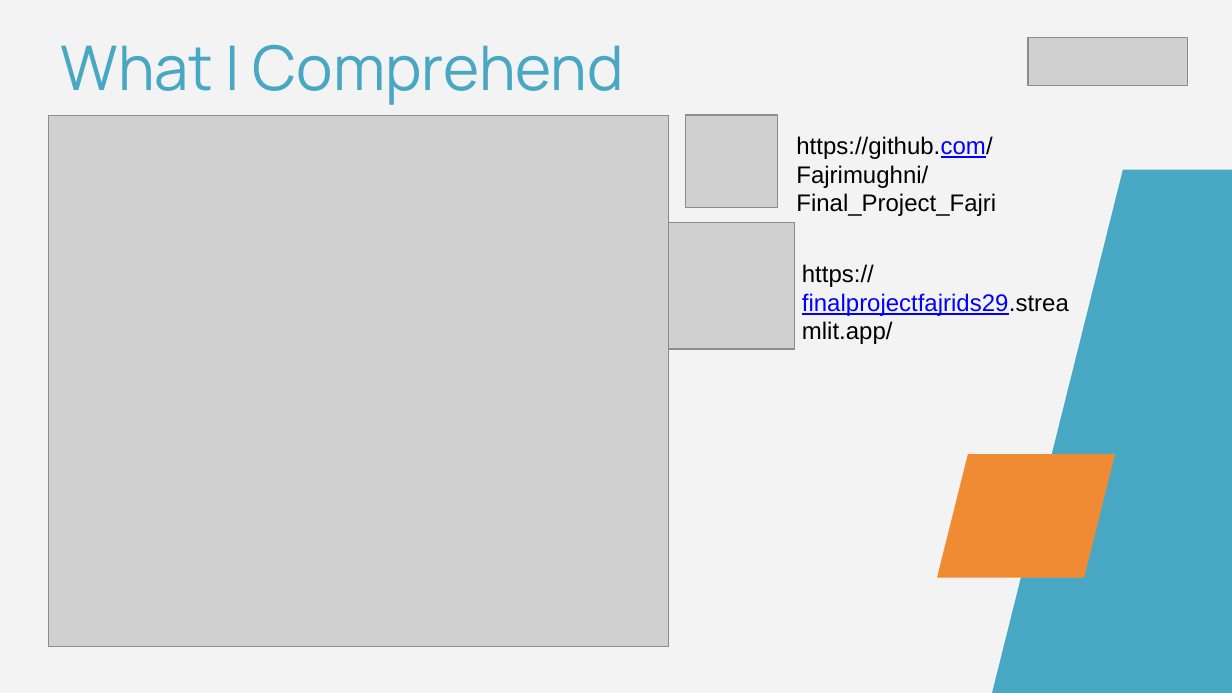
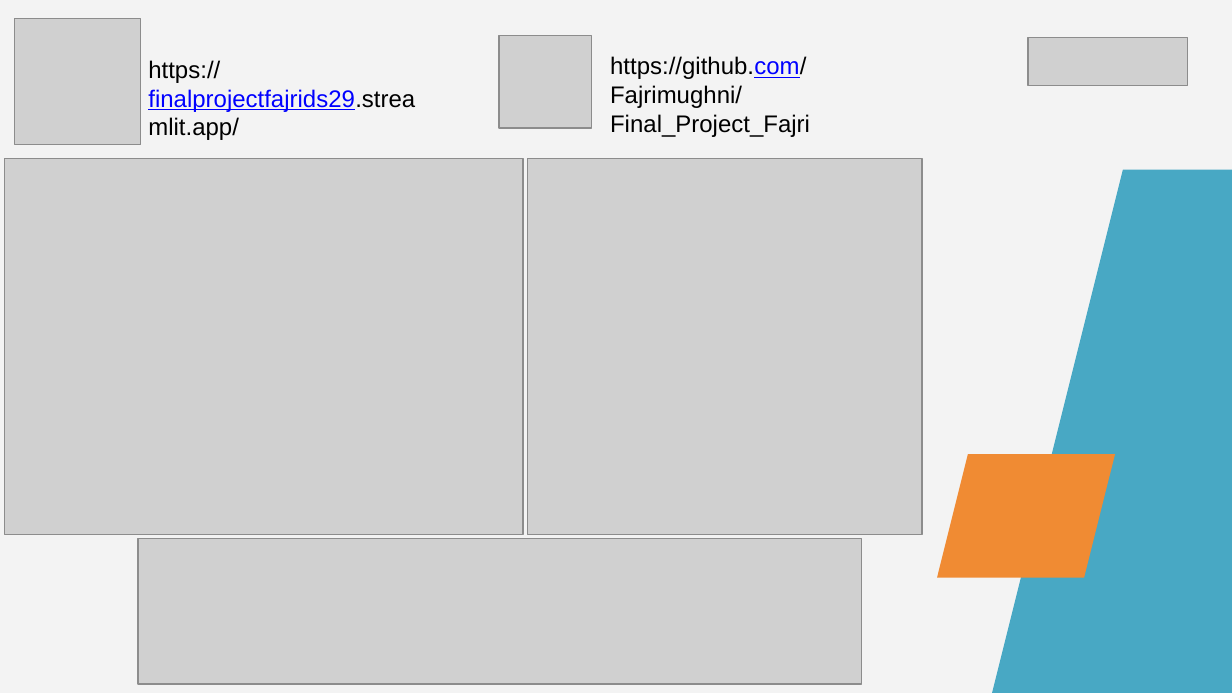
Before and after one commit to Fajrimughni/Final_Project_Fajri, a slide deck: slide 13 of Presentasi Final Project Data Analyst-Fajri Ilham Mughni.pptx (slide 12 before the commit). Drawn at 1232x693 pixels with LibreOffice and Linux fonts; fonts in the diff are those of the drawing; grey boxes stand for pictures. Boxes give left, top, right and bottom in pixels: in the first picture for what was removed or moved away, otherwise in the second. Text is boxed around its words. In the diff, an @@ line names an element or a change of style, - is before the commit and + after.

```diff
--- a/Presentasi Final Project Data Analyst-Fajri Ilham Mughni.pptx
+++ b/Presentasi Final Project Data Analyst-Fajri Ilham Mughni.pptx
@@ picture: place and size @@
-picture at [669,223,795,349]
+picture at [15,18,140,144]
@@ text removed at [61,44,624,105] @@
-What I Comprehend
@@ text "https://finalprojectfajrids29.streamlit.app/": place and size @@
-text "https://finalprojectfajrids29.streamlit.app/" at [802,264,1069,344]
+text "https://finalprojectfajrids29.streamlit.app/" at [148,60,415,140]
@@ picture: place and size @@
-picture at [685,115,777,207]
+picture at [499,36,591,128]
@@ text "https://github.com/Fajrimughni/Final_Project_Fajri": place and size @@
-text "https://github.com/Fajrimughni/Final_Project_Fajri" at [796,136,996,216]
+text "https://github.com/Fajrimughni/Final_Project_Fajri" at [610,56,810,137]
@@ picture: place and size @@
-picture at [48,115,668,646]
+picture at [5,158,524,535]
@@ picture added at [527,158,923,535] @@
@@ picture added at [138,538,861,684] @@
```
Also in this commit, not shown: 1 other slide changed, 1 slide added, 5 other files.
